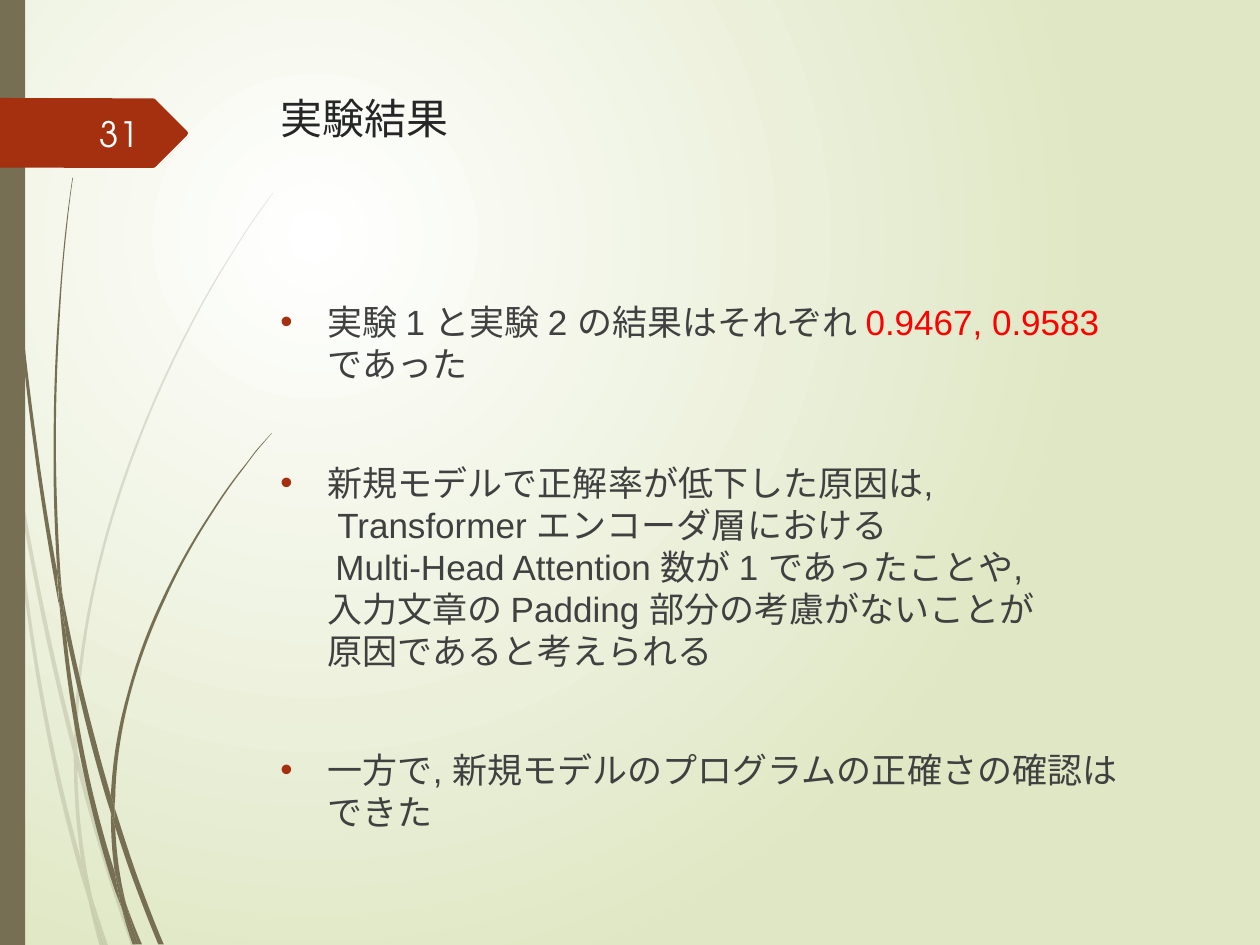
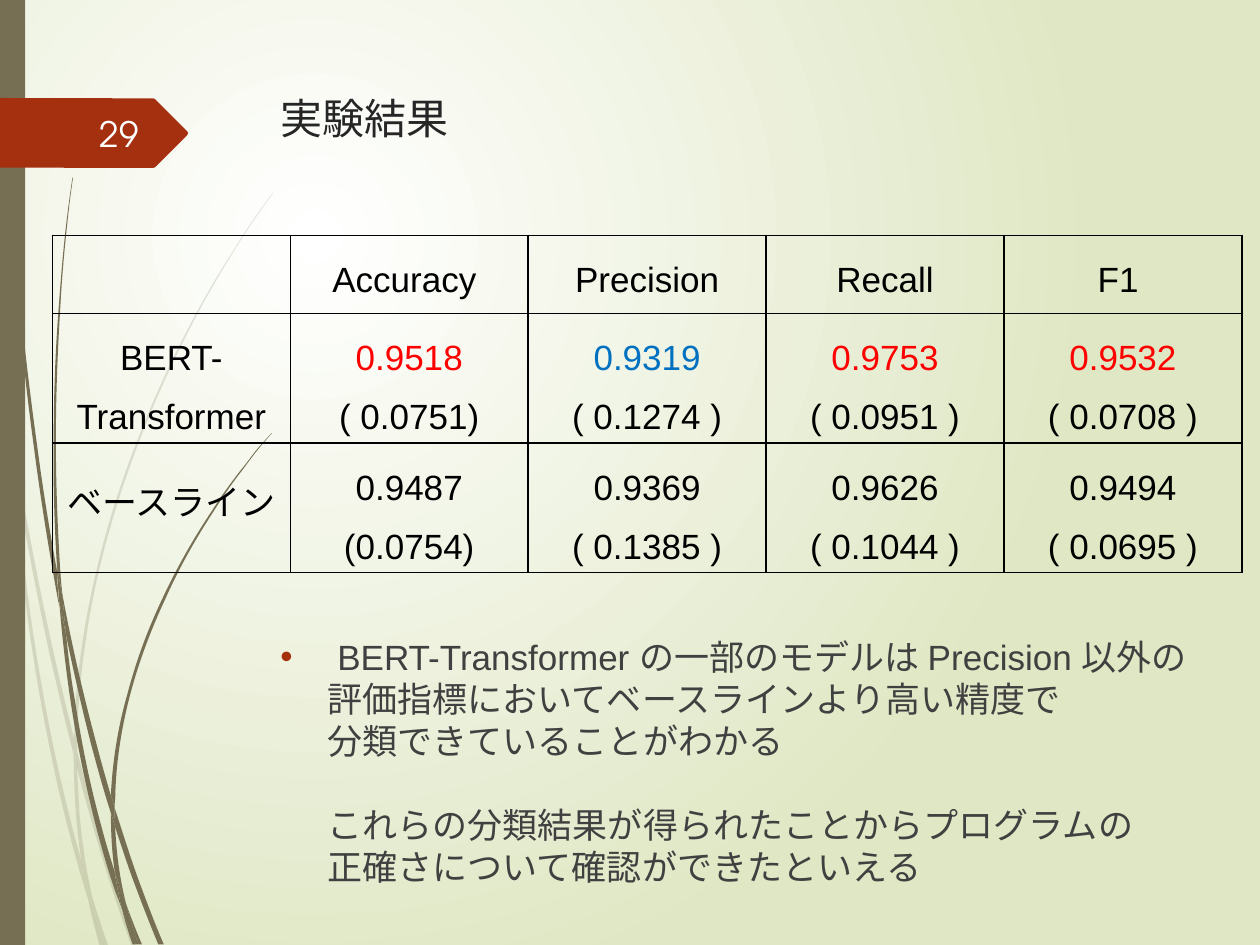
Before and after one commit to yuuki-kusumoto/kusumoto, a slide deck: slide 29 of 2021_prsn_2nd/後期研究発表会.pptx (slide 31 before the commit). Drawn at 1260x945 pixels with LibreOffice and Linux fonts; fonts in the diff are those of the drawing. Boxes give left, top, right and bottom in pixels: in the first picture for what was removed or moved away, otherwise in the second. Text is boxed around its words. In the diff, an @@ line names an element or a change of style, - is before the commit and + after.

```diff
--- a/2021_prsn_2nd/後期研究発表会.pptx
+++ b/2021_prsn_2nd/後期研究発表会.pptx
@@ page number at (100, 120, 139, 147): text changed @@
-31
+29
@@ table added at (53, 236, 1244, 581), 3 rows, 5 columns @@
+ | Accuracy | Precision | Recall | F1
+BERT-Transformer | 0.9518 ( 0.0751) | 0.9319 / ( 0.1274 ) | 0.9753 / ( 0.0951 ) | 0.9532 / ( 0.0708 )
+ベースライン | 0.9487 / (0.0754) | 0.9369 / ( 0.1385 ) | 0.9626 / ( 0.1044 ) | 0.9494 / ( 0.0695 )
@@ text at (328, 640, 1187, 883): text changed @@
-• 実験 1 と実験 2 の結果はそれぞれ 0.9467, 0.9583
-  であった
-• 新規モデルで正解率が低下した原因は,
-  Transformer エンコーダ層における
-  Multi-Head Attention 数が 1 であったことや,
-  入力文章の Padding 部分の考慮がないことが
-  原因であると考えられる
-• 一方で, 新規モデルのプログラムの正確さの確認は
-  できた
+• BERT-Transformer の一部のモデルは Precision 以外の評価指標においてベースラインより高い精度で
+  分類できていることがわかる
+  これらの分類結果が得られたことからプログラムの
+  正確さについて確認ができたといえる
```
Also in this commit, not shown: 28 other slides changed, 2 slides added, 1 slide removed, 1 other file.
